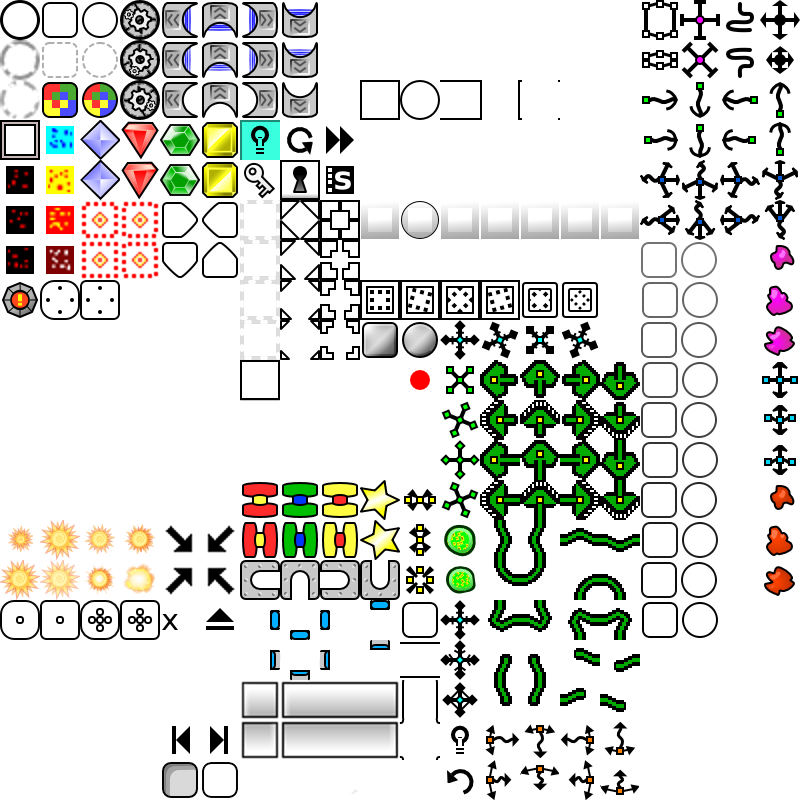
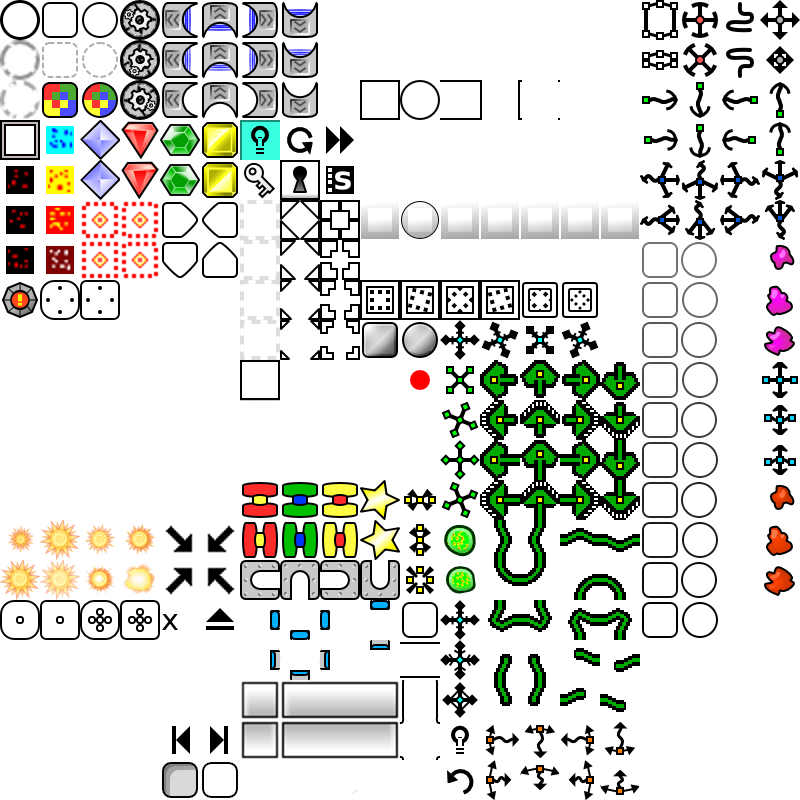
Before/after of a 800 × 800 layered artwork. What changed in the layer stack:
painted on "Capa nueva#1" over [641, 0, 800, 598]
